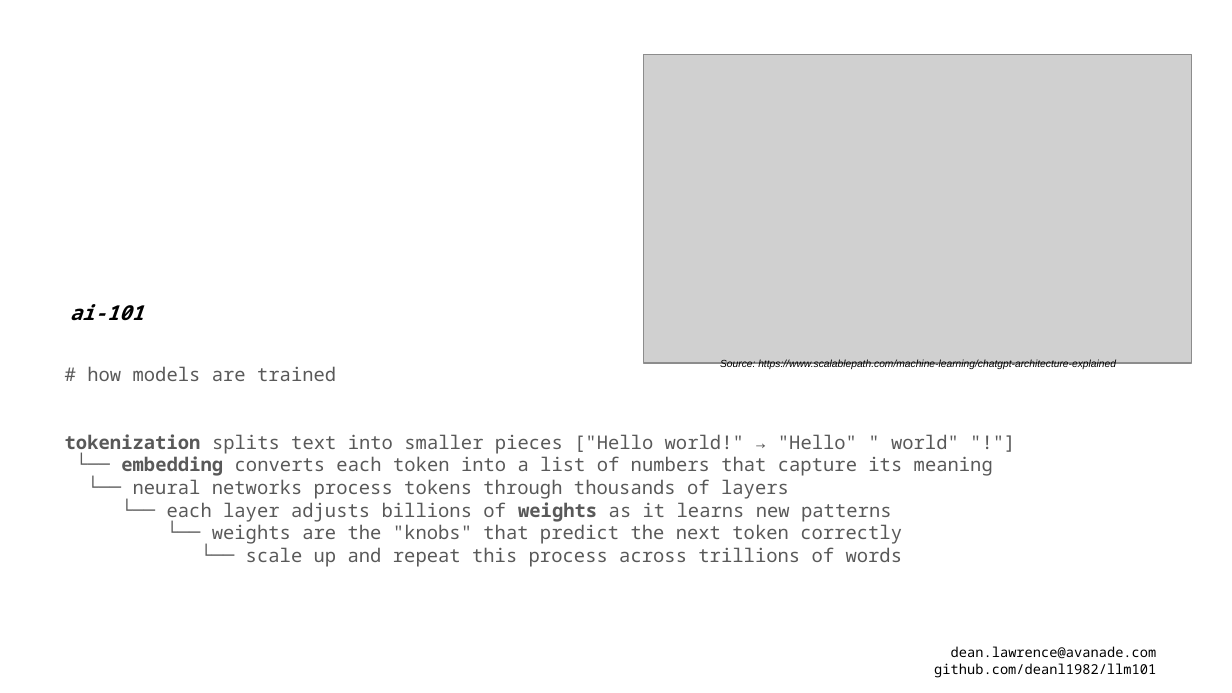
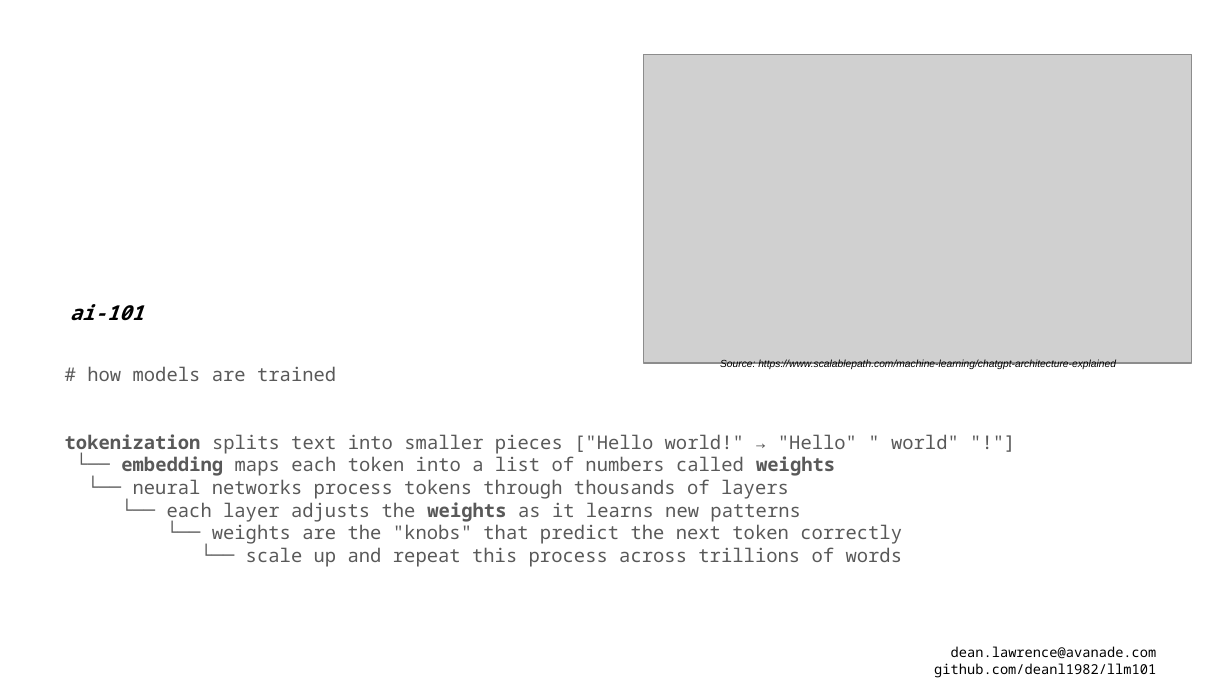
Before and after one commit to deanl1982/llm101, a slide deck: slide 5 of llm101.pptx. Drawn at 1232x693 pixels with LibreOffice and Linux fonts; fonts in the diff are those of the drawing; grey boxes stand for pictures. Boxes give left, top, right and bottom in pixels: in the first picture for what was removed or moved away, otherwise in the second. Text is boxed around its words. In the diff, an @@ line names an element or a change of style, - is before the commit and + after.

```diff
--- a/llm101.pptx
+++ b/llm101.pptx
@@ text at bbox=[121, 456, 835, 476]: text changed @@
-└── embedding converts each token into a list of numbers that capture its meaning
+└── embedding maps each token into a list of numbers called weights
@@ text at bbox=[167, 502, 801, 523]: text changed @@
-└── each layer adjusts billions of weights as it learns new patterns
+└── each layer adjusts the weights as it learns new patterns
```
